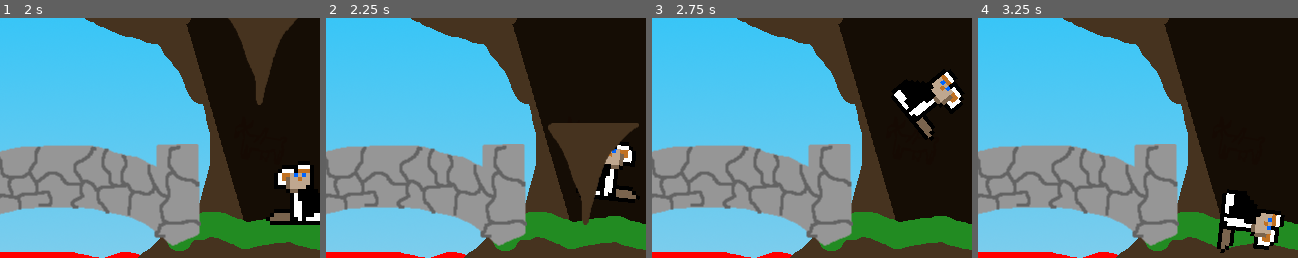
Above: before the commit, frames 1-4 (left to right).
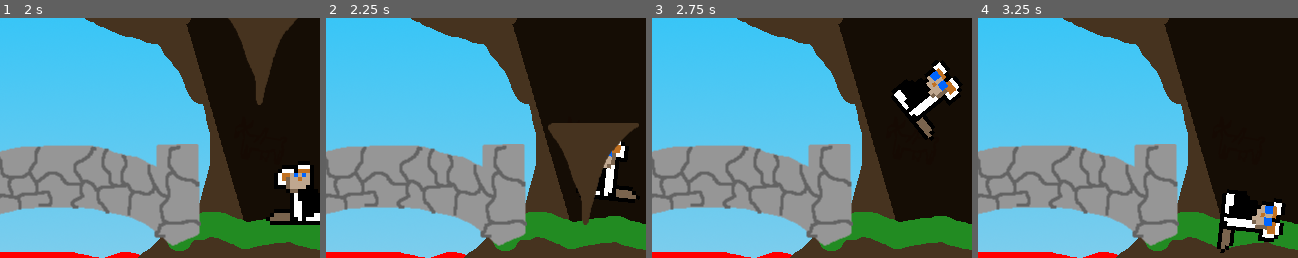
Above: after the commit, the same moments.

Repository: swashdev/minigame-madness
Game: Godot game, scene res://mini/lose/scenes/lose_minigame.tscn
Same seed, same stepped clock (60 frames per second), same inputs: the game is played once before the commit and once after it. This scene is started directly instead of the project's main scene.
Inputs:
- Up to frame 1 (2 s): tap Enter at 0.5 s; hold Right (ui_right) from 0.53 s (still down); tap Space (ui_select) at 0.77, 1.52 s
- Up to frame 2 (2.25 s): release Right (ui_right) at 2.03 s; hold Left (ui_left) from 2.03 s (still down)
- Up to frame 3 (2.75 s): keep holding Left (ui_left)
- Up to frame 4 (3.25 s): release Left (ui_left) at 2.78 s; hold Right (ui_right) from 2.78 s (still down); tap Space (ui_select) at 3.02 s
The pictures show only the part of the screen within x 50-100%, y 41-91%; the shares and areas given below are measured in that part.

Frame 1 is identical in both runs. In frame 2, 0.6% of the frame differs, in the area x 86-96%, y 51-66%; in frame 3, 1.0%; in frame 4, 1.3%, in the area x 83-96%, y 76-97%.

Commit message:
[LOSE] add Fluffy's death sprite to his animation.

Diff:
--- a/mini/lose/scenes/characters/fluffy_platformer.tscn
+++ b/mini/lose/scenes/characters/fluffy_platformer.tscn
@@ -17,6 +17,7 @@
 [ext_resource path="res://shared/images/characters/fluffy/animations/run_01.png" type="Texture" id=15]
 [ext_resource path="res://shared/images/characters/fluffy/animations/run_02.png" type="Texture" id=16]
 [ext_resource path="res://mini/lose/scripts/characters/fluffy_platformer.gd" type="Script" id=17]
+[ext_resource path="res://shared/images/characters/fluffy/animations/death_01.png" type="Texture" id=18]
 
 [sub_resource type="SpriteFrames" id=1]
 animations = [ {
@@ -29,6 +30,11 @@
 "loop": false,
 "name": "fall_over",
 "speed": 20.0
+}, {
+"frames": [ ExtResource( 18 ) ],
+"loop": false,
+"name": "die",
+"speed": 5.0
 }, {
 "frames": [ ExtResource( 15 ), ExtResource( 16 ) ],
 "loop": false,
--- a/mini/lose/scripts/characters/fluffy_platformer.gd
+++ b/mini/lose/scripts/characters/fluffy_platformer.gd
@@ -82,6 +82,8 @@
 # Fluffy is hit by an obstacle & dies.
 func die():
 	$Hitbox.set_deferred( "disabled", true )
+	$Sprite.animation = "die"
+	$Sprite.play()
 	_velocity.y = JUMP
 	_dead = true
 	emit_signal( "died" )
Not shown: 1 places in mini/lose/scenes/characters/fluffy_platformer.tscn that only renumber resources
